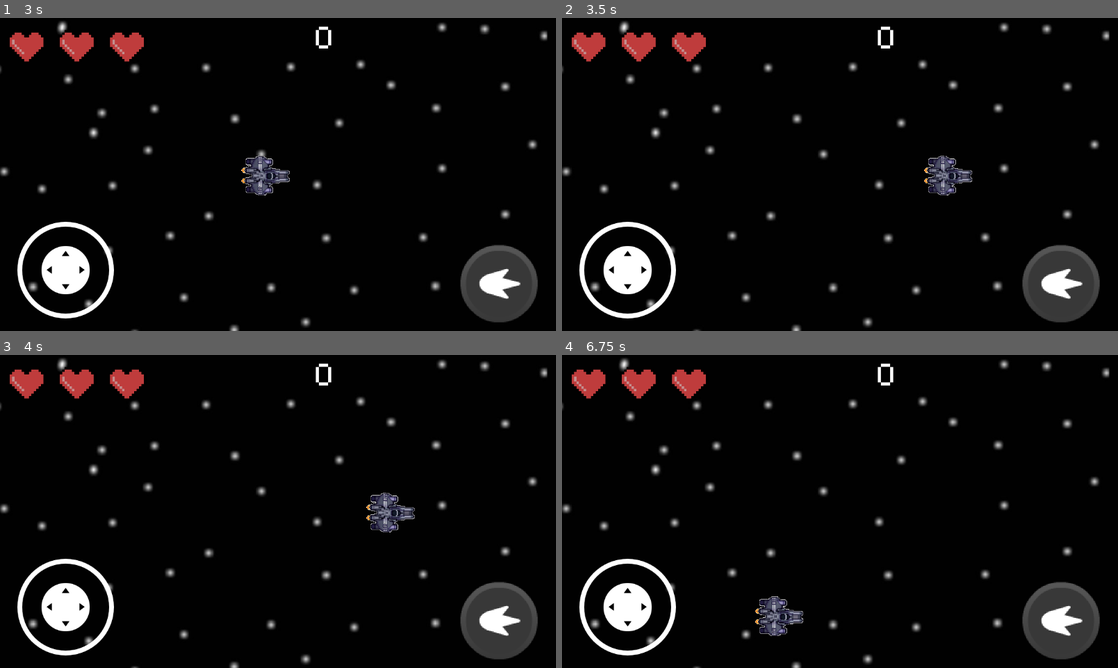
Above: before the commit, frames 1-4 (two rows, left to right).
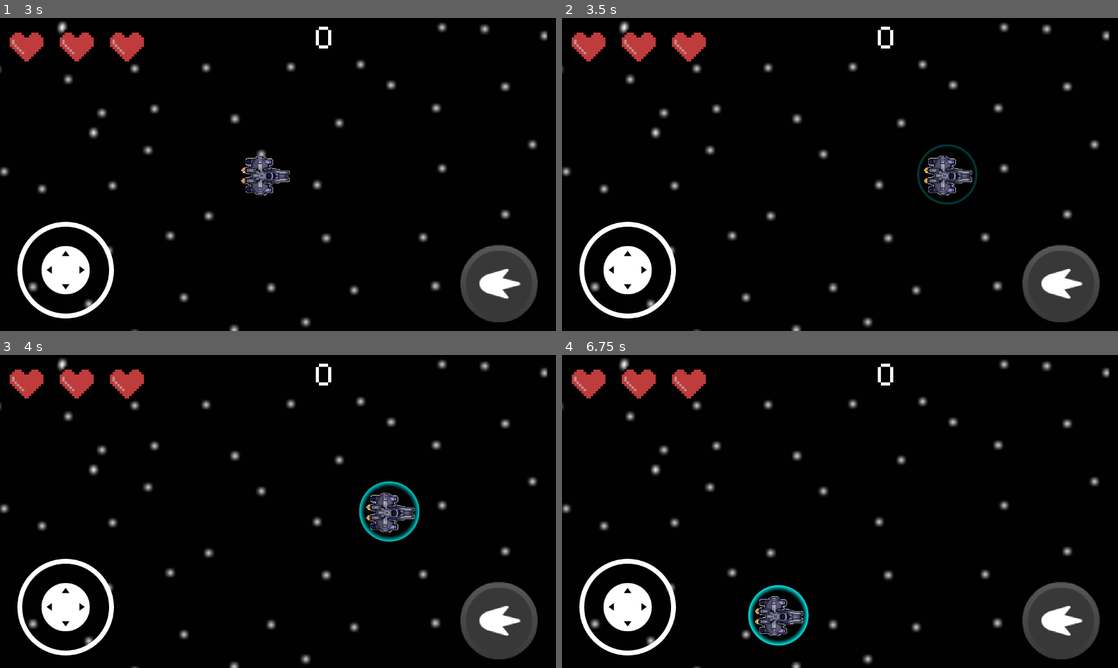
Above: after the commit, the same moments.

Repository: cofeek-codes/Space-Strike
Game: Godot game, scene res://scenes/ui/main_menu.tscn
The game is run twice, just before and just after one commit, with the same random seed, the same clock (stepped at 60 frames per second) and the same inputs. Sound files missing from this copy of the repository are replaced by a short silence.
Inputs (mouse positions are in pixels of both pictures, inside the frame that each line leads up to):
- Up to frame 1 (3 s): click (294, 243) at 0.5 s; move the mouse to (400, 158) at 1.27 s; hold Right (move_right) 1.28-2 s; click (400, 158) at 1.35 s; drag from (166, 190) to (250, 237) at 2.02 s; tap Enter at 2.75 s; move the mouse to (333, 105) at 2.77 s; hold Right (move_right) from 2.78 s (still down); click (333, 105) at 2.85 s
- Up to frame 2 (3.5 s): keep holding Right (move_right)
- Up to frame 3 (4 s): release Right (move_right) at 3.5 s; drag from (250, 574) to (111, 464) at 3.52 s
- Up to frame 4 (6.75 s): tap Space at 4.25 s; move the mouse to (1006, 558) at 4.27 s; hold Left (move_left) 4.28-5 s; click (1006, 558) at 4.35 s; drag from (673, 464) to (756, 433) at 5.02 s; tap Enter at 5.75 s; move the mouse to (867, 511) at 5.77 s; hold Down (move_down) 5.78-6.5 s; click (867, 511) at 5.85 s; drag from (756, 433) to (728, 527) at 6.52 s

Frame 1 is identical in both runs. In frame 2, 0.2% of the frame differs, in the area x 63-75%, y 40-60%; in frame 3, 0.5%; in frame 4, 0.6%, in the area x 33-45%, y 73-93%.

Commit message:
shield buff can be activated

Diff:
--- a/project.godot
+++ b/project.godot
@@ -46,6 +46,7 @@
 player_bullets=""
 game_over_keep=""
 bg_music_player=""
+active_buffs=""
 
 [gui]
 
--- a/scenes/buffs/shield/shield_buff_active.tscn
+++ b/scenes/buffs/shield/shield_buff_active.tscn
@@ -1,11 +1,28 @@
-[gd_scene load_steps=8 format=3 uid="uid://b05jo7nbye4is"]
+[gd_scene load_steps=10 format=3 uid="uid://b05jo7nbye4is"]
 
+[ext_resource type="Script" uid="uid://cb4ll3i4h8y10" path="res://scripts/buffs/shield/shield_buff_active.gd" id="1_bv6iw"]
 [ext_resource type="Shader" uid="uid://dcb2pb8sq1ot3" path="res://graphics/shaders/shield_buff.gdshader" id="1_cn1ud"]
 [ext_resource type="Texture2D" uid="uid://0sv6aoytf0rm" path="res://assets/buffs/shieldbuff.png" id="2_bv6iw"]
+[ext_resource type="AudioStream" uid="uid://b2vwx1fxqu0be" path="res://assets/audio/sfx/buffs/shield/shield_activate.wav" id="4_u3xos"]
 
 [sub_resource type="ShaderMaterial" id="ShaderMaterial_u3xos"]
 shader = ExtResource("1_cn1ud")
 shader_parameter/color = Vector4(0, 1, 1, 1)
+
+[sub_resource type="Animation" id="Animation_bv6iw"]
+length = 0.001
+tracks/0/type = "value"
+tracks/0/imported = false
+tracks/0/enabled = true
+tracks/0/path = NodePath("Sprite:material:shader_parameter/color")
+tracks/0/interp = 1
+tracks/0/loop_wrap = true
+tracks/0/keys = {
+"times": PackedFloat32Array(0),
+"transitions": PackedFloat32Array(1),
+"update": 0,
+"values": [Vector4(0, 1, 1, 1)]
+}
 
 [sub_resource type="Animation" id="Animation_cn1ud"]
 resource_name = "appear"
@@ -20,21 +37,6 @@
 "transitions": PackedFloat32Array(1, 1),
 "update": 0,
 "values": [Vector4(0, 0, 0, 0), Vector4(0, 1, 1, 1)]
-}
-
-[sub_resource type="Animation" id="Animation_bv6iw"]
-length = 0.001
-tracks/0/type = "value"
-tracks/0/imported = false
-tracks/0/enabled = true
-tracks/0/path = NodePath("Sprite:material:shader_parameter/color")
-tracks/0/interp = 1
-tracks/0/loop_wrap = true
-tracks/0/keys = {
-"times": PackedFloat32Array(0),
-"transitions": PackedFloat32Array(1),
-"update": 0,
-"values": [Vector4(0, 1, 1, 1)]
 }
 
 [sub_resource type="Animation" id="Animation_u3xos"]
@@ -59,7 +61,9 @@
 &"disappear": SubResource("Animation_u3xos")
 }
 
-[node name="ShieldBuffActive" type="Node2D"]
+[node name="ShieldBuffActive" type="Node2D" groups=["active_buffs"]]
+scale = Vector2(5.5, 5.5)
+script = ExtResource("1_bv6iw")
 
 [node name="Sprite" type="Sprite2D" parent="."]
 material = SubResource("ShaderMaterial_u3xos")
@@ -69,3 +73,7 @@
 libraries = {
 &"": SubResource("AnimationLibrary_u3xos")
 }
+
+[node name="AudioPlayer" type="AudioStreamPlayer" parent="."]
+stream = ExtResource("4_u3xos")
+bus = &"SFX"
--- a/scenes/buffs/shield/shield_buff_consumable.tscn
+++ b/scenes/buffs/shield/shield_buff_consumable.tscn
@@ -1,7 +1,8 @@
-[gd_scene load_steps=4 format=3 uid="uid://5615ms1fwfik"]
+[gd_scene load_steps=5 format=3 uid="uid://5615ms1fwfik"]
 
 [ext_resource type="Script" uid="uid://vqocqbpt22nj" path="res://scripts/buffs/shield/shield_buff_consumable.gd" id="1_6kkhw"]
 [ext_resource type="Texture2D" uid="uid://0sv6aoytf0rm" path="res://assets/buffs/shieldbuff.png" id="1_xlnai"]
+[ext_resource type="AudioStream" uid="uid://c34qei5ii4rdq" path="res://assets/audio/sfx/buffs/shield/shield_pickup.wav" id="3_tdosp"]
 
 [sub_resource type="CircleShape2D" id="CircleShape2D_6kkhw"]
 radius = 16.0
@@ -16,4 +17,8 @@
 [node name="Collider" type="CollisionShape2D" parent="."]
 shape = SubResource("CircleShape2D_6kkhw")
 
+[node name="AudioPlayer" type="AudioStreamPlayer" parent="."]
+stream = ExtResource("3_tdosp")
+bus = &"SFX"
+
 [connection signal="body_entered" from="." to="." method="_on_body_entered"]
--- /dev/null
+++ b/scripts/buffs/shield/shield_buff_active.gd
@@ -0,0 +1,20 @@
+extends Node2D
+
+@onready var player = $"../Player"
+
+@onready var audio_player: AudioStreamPlayer = $AudioPlayer
+@onready var animation_player: AnimationPlayer = $AnimationPlayer
+
+
+func _ready() -> void:
+	self.position = player.position
+	audio_player.pitch_scale = randf_range(0.8, 1.2)
+	animation_player.play("appear")
+	audio_player.play()
+	activate()
+
+func _physics_process(delta: float) -> void:
+	self.position = player.position
+
+func activate():
+	self.add_to_group('active_buffs')
--- a/scripts/buffs/shield/shield_buff_consumable.gd
+++ b/scripts/buffs/shield/shield_buff_consumable.gd
@@ -3,7 +3,9 @@
 const BUFF_SPAWN_DISTANCE = 300
 
 @onready var player: CharacterBody2D = $"../Player"
+@onready var audio_player: AudioStreamPlayer = $AudioPlayer
 
+var shield_buff_active_scene_preload = preload("res://scenes/buffs/shield/shield_buff_active.tscn")
 
 func _ready() -> void:
 	var tween = create_tween().set_trans(Tween.TRANS_CUBIC)
@@ -12,9 +14,15 @@
 
 
 func activate():
-	pass
+	audio_player.pitch_scale = randf_range(0.8, 1.2)
+	self.visible = false
+	audio_player.play()
+	var shield_buff_active = shield_buff_active_scene_preload.instantiate()
+	get_parent().add_child(shield_buff_active)
+	await audio_player.finished
+	queue_free()
 
 
 func _on_body_entered(body: Node2D) -> void:
 	if body == player:
-		queue_free()
+		activate()
Not shown, added: assets/audio/sfx/buffs/shield/shield_activate.wav.import
Not shown, added: assets/audio/sfx/buffs/shield/shield_pickup.wav.import
Not shown, added: scripts/buffs/shield/shield_buff_active.gd.uid
Not shown, added: assets/audio/sfx/buffs/shield/shield_activate.wav
Not shown, added: assets/audio/sfx/buffs/shield/shield_pickup.wav
